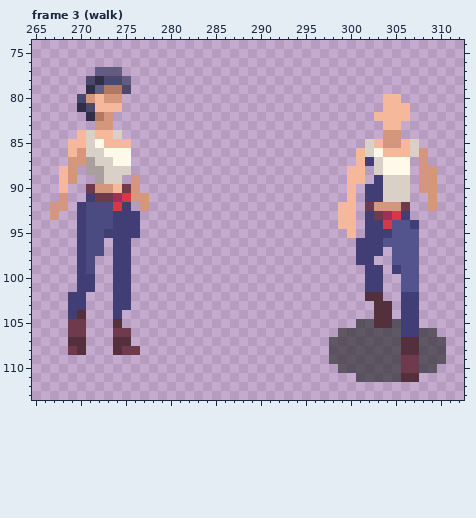
Pixel-art file, stored at res/tiled/ase/anna_run.ase. This is how it looked before the edit.
402x189 pixels, 6 frames. Colours within 5 levels of each other are drawn and written as one. Shown: frame 3 (walk): x 265..312, y 74..113. The commit also changed other frames or places, which this record leaves out.
And afterwards:
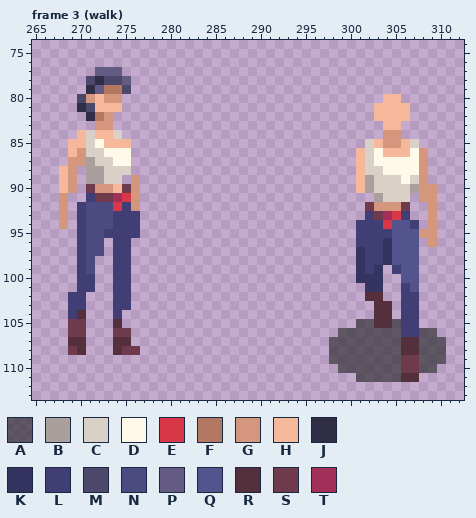
Palette (. is transparent): A #191f1c96  B #aa9f9d  C #d9d1c8  D #fff9e9  E #d73747  F #b37861  G #d4977d  H #f5b89a  J #302e47  K #353461  L #403e75  M #4b486b  N #4b4b81  P #635b82  Q #53538d  R #542f3c  S #703a4d  T #a22f57
The edit:
{"where": "frame 3 (walk), layer \"Body\""}
{"frame":3,"y":81,"x":303,"old":".","new":"H"}
{"frame":3,"y":86,"x":307,"old":"C","new":"D"}
{"frame":3,"y":87,"x":302,"old":"LC","new":"CD"}
{"frame":3,"y":87,"x":307,"old":".","new":"D"}
{"frame":3,"y":88,"x":300,"old":"H","new":"."}
{"frame":3,"y":88,"x":302,"old":".","new":"C"}
{"frame":3,"y":88,"x":307,"old":".","new":"D"}
{"frame":3,"y":88,"x":309,"old":"G","new":"."}
{"frame":3,"y":89,"x":271,"old":".","new":"B"}
{"frame":3,"y":89,"x":300,"old":"H","new":"."}
{"frame":3,"y":89,"x":302,"old":".L","new":"BC"}
{"frame":3,"y":89,"x":306,"old":"C.","new":"DC"}
{"frame":3,"y":89,"x":309,"old":"G","new":"."}
{"frame":3,"y":90,"x":269,"old":".","new":"G"}
{"frame":3,"y":90,"x":300,"old":"H.LL","new":".HBC"}
{"frame":3,"y":90,"x":307,"old":".","new":"B"}
{"frame":3,"y":91,"x":277,"old":"G","new":"."}
{"frame":3,"y":91,"x":300,"old":"H","new":"."}
{"frame":3,"y":91,"x":302,"old":"LL","new":".B"}
{"frame":3,"y":91,"x":308,"old":".","new":"G"}
{"frame":3,"y":92,"x":267,"old":"G","new":"."}
{"frame":3,"y":92,"x":276,"old":".G","new":"G."}
{"frame":3,"y":92,"x":299,"old":"HH","new":".."}
{"frame":3,"y":93,"x":267,"old":"G.","new":".G"}
{"frame":3,"y":93,"x":299,"old":"HH","new":".."}
{"frame":3,"y":93,"x":309,"old":".","new":"G"}
{"frame":3,"y":94,"x":268,"old":".","new":"G"}
{"frame":3,"y":94,"x":299,"old":"HH.","new":"..L"}
{"frame":3,"y":94,"x":309,"old":".","new":"G"}
{"frame":3,"y":95,"x":300,"old":"H.","new":".L"}
{"frame":3,"y":95,"x":308,"old":"..","new":"GG"}
{"frame":3,"y":96,"x":304,"old":"Q","new":"K"}
{"frame":3,"y":96,"x":309,"old":".","new":"G"}
{"frame":3,"y":97,"x":301,"old":"L","new":"K"}
{"frame":3,"y":97,"x":304,"old":".","new":"K"}
{"frame":3,"y":98,"x":301,"old":"L","new":"K"}
{"frame":3,"y":98,"x":303,"old":"..","new":"LK"}
{"frame":3,"y":99,"x":301,"old":".","new":"K"}
{"frame":3,"y":99,"x":303,"old":"L","new":"K"}
{"frame":3,"y":100,"x":301,"old":".LL","new":"KKK"}
{"frame":3,"y":101,"x":302,"old":"LL","new":"KK"}
{"frame":3,"y":101,"x":306,"old":"Q","new":"L"}
